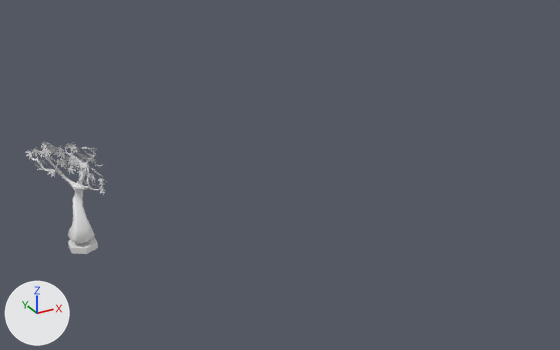
The FBX model Sci-berCrime/Assets/Meshes/MapleTree_001_Decorative_001.fbx: old version first, new version second.
Camera for both pictures: a 50 mm lens placed at (-7.1, -27.0, 14.6), pointed at (9.0, 2.2, -0.1). The axes (+X, +Y, +Z) are drawn at lower left. The lights are the same throughout. Materials are left out; every surface is plain grey. Where no turn or scale is listed for an object, it has been applied to the vertices.

The first picture shows 'MapleTree_001_Decorative_001'.
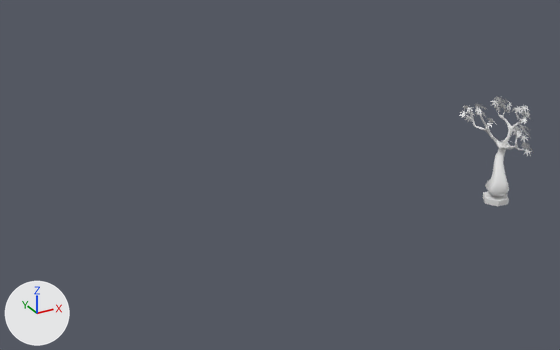
Where the change shows, as pixel boxes (x1, y1, x2, y2) in the pictures (560 x 350 px; the box of a moved part takes in the faces that stretch with it):
'MapleTree_001_Decorative_001', reshaped, moved (8% narrower)
    before: (25, 142, 107, 254)
    after: (459, 96, 534, 207)
part 1 of me_mesh, moved or reshaped
    before: (31, 147, 99, 244)
    after: (466, 109, 526, 196)
part 2 of me_mesh, deleted
    before: (25, 142, 107, 254)
part 3 of me_mesh, added
    after: (459, 96, 534, 156)
part 4 of me_mesh, added
    after: (483, 191, 509, 207)

The change, as a diff of the scene's bpy script:
```diff
--- a/Sci-berCrime/Assets/Meshes/MapleTree_001_Decorative_001.fbx.py
+++ b/Sci-berCrime/Assets/Meshes/MapleTree_001_Decorative_001.fbx.py
@@ me_mesh @@
 # used by ob_mapletree_001_decorative_001; location = (0.0, 4.68, -2.53)
-me_mesh.from_pydata(...)  # 2883 vertices, 1979 faces; spans x -1.69..1.2, y -1.86..1.88, z 0.01..5.1
+me_mesh.from_pydata(...)  # 2333 vertices, 1691 faces; spans x -0.89..0.89, y -2.29..2.29, z -2.66..2.66
+# me_mesh part 1: the loose piece of 996 vertices spanning x -1.36..1.04, y -1.55..1.64, z 0.33..4.74 is turned -25.4 degrees about the z axis through its middle, then moved by (0.0, -0.01, -2.61)
+# me_mesh part 2: 76 loose pieces with 1887 vertices, spanning x -1.69..1.2, y -1.86..1.88, z 0.01..5.1, are deleted
+# me_mesh part 3: 1325 vertices added at x -0.89..0.89, y -2.29..2.29, z 0.26..2.66
+# me_mesh part 4: 12 vertices added at x -0.89..0.45, y -1.0..0.19, z -2.66..-2.36
@@ ob_mapletree_001_decorative_001 @@
 ob_mapletree_001_decorative_001 = bpy.data.objects.new('MapleTree_001_Decorative_001', me_mesh)
-ob_mapletree_001_decorative_001.location = (0.0, 4.68, -2.53)
+ob_mapletree_001_decorative_001.location = (20.12, -0.42, 0.03)
```
